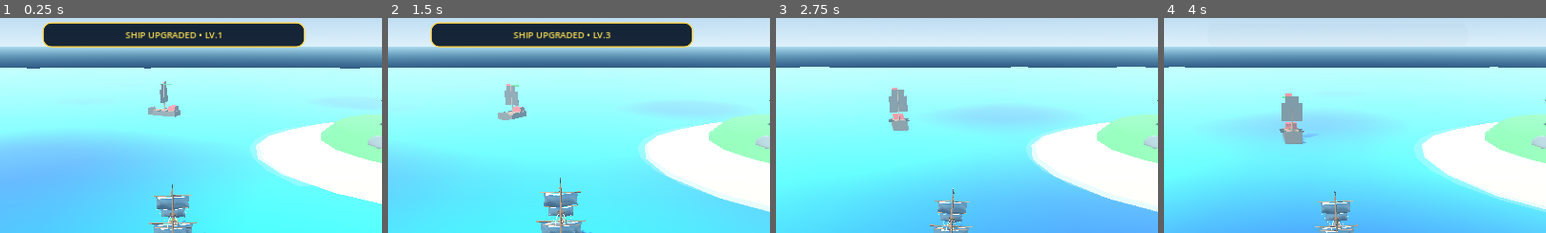
Above: before the commit, frames 1-4 (left to right).
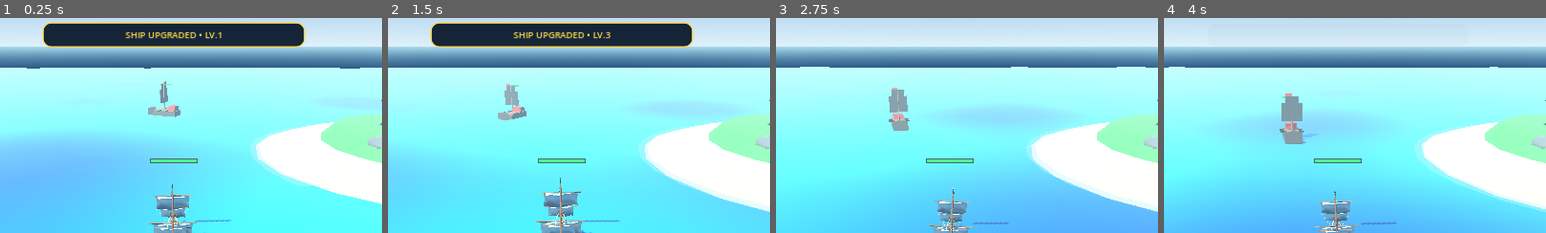
Above: after the commit, the same moments.

Repository: za99405com-ui/Pirate-Seasonline
Game: Godot game, scene res://scenes/world/world.tscn
The game is run twice, just before and just after one commit, with the same random seed, the same clock (stepped at 60 frames per second) and the same inputs.
Inputs:
- Up to frame 1 (0.25 s): no input
- Up to frame 2 (1.5 s): click "UPGRADE 75 G" at 0.5 s; click "UPGRADE 120 G" at 1.25 s
- Up to frame 3 (2.75 s): click "UPGRADE 180 G" at 2 s
- Up to frame 4 (4 s): click "UPGRADE 250 G" at 2.75 s; click "UPGRADE 340 G" at 3.5 s
The pictures show only the part of the screen within x 27-77%, y 11-61%; the shares and areas given below are measured in that part.

The runs differ from the first frame. In frame 1, 0.4% of the frame differs, in the area x 39-61%, y 65-96%; in frame 2, 0.4%; in frame 3, 0.3%; in frame 4, 0.3%.

Commit message:
combat: add ship health bar and cannon upgrades

Diff:
--- a/godot_game/scripts/player/player_ship.gd
+++ b/godot_game/scripts/player/player_ship.gd
@@ -34,6 +34,9 @@
 var starboard_cooldown: float = 0.0
 var wave_time: float = 0.0
 var current_level: int = 1
+var combat_target: Node3D = null
+var world_health_anchor: Node3D = null
+var world_health_fill: MeshInstance3D = null
 
 var storage: ShipStorage = ShipStorage.new()
 
@@ -50,11 +53,14 @@
 	GameManager.register_player(self)
 
 	_apply_ship_materials()
+	_setup_world_health_bar()
+	_ensure_cannon_markers()
 	storage.storage_changed.connect(_on_storage_changed)
 	apply_ship_level(GameManager.current_ship_level)
 
 	health = max_health
 	GameManager.update_player_health(health, max_health)
+	_update_world_health_bar()
 
 func set_joystick_input(vec: Vector2) -> void:
 	joystick_input = vec.limit_length(1.0)
@@ -64,6 +70,7 @@
 	_handle_wave_bobbing(delta)
 	_update_wake(delta)
 	_update_cooldowns(delta)
+	_keep_world_health_bar_readable()
 
 func _handle_movement(delta: float) -> void:
 	var rudder := joystick_input.x
@@ -165,18 +172,29 @@
 func _get_aim_assisted_direction(base_direction: Vector3) -> Vector3:
 	var flat_base := Vector3(base_direction.x, 0.0, base_direction.z).normalized()
 	var best_direction := flat_base
-	var best_angle := deg_to_rad(aim_assist_degrees)
+	var best_angle: float = deg_to_rad(aim_assist_degrees)
+
+	if combat_target and is_instance_valid(combat_target):
+		var locked_vector: Vector3 = combat_target.global_position - global_position
+		locked_vector.y = 0.0
+		var locked_distance: float = locked_vector.length()
+		if locked_distance > 0.01 and locked_distance <= aim_assist_range * 1.4:
+			var locked_direction: Vector3 = locked_vector / locked_distance
+			var locked_angle: float = flat_base.angle_to(locked_direction)
+			if locked_angle <= deg_to_rad(52.0):
+				return locked_direction
 
 	for enemy in get_tree().get_nodes_in_group("enemies"):
 		if not enemy is Node3D or not is_instance_valid(enemy):
 			continue
-		var to_enemy: Vector3 = enemy.global_position - global_position
+		var enemy_node := enemy as Node3D
+		var to_enemy: Vector3 = enemy_node.global_position - global_position
 		to_enemy.y = 0.0
-		var distance := to_enemy.length()
+		var distance: float = to_enemy.length()
 		if distance <= 0.01 or distance > aim_assist_range:
 			continue
-		var candidate := to_enemy / distance
-		var angle := flat_base.angle_to(candidate)
+		var candidate: Vector3 = to_enemy / distance
+		var angle: float = flat_base.angle_to(candidate)
 		if angle < best_angle:
 			best_angle = angle
 			best_direction = candidate
@@ -214,6 +232,7 @@
 	health = max(0.0, health - amount)
 	health_changed.emit(health, max_health)
 	GameManager.update_player_health(health, max_health)
+	_update_world_health_bar()
 	_flash_hit()
 	if health <= 0.0:
 		_destroy_ship()
@@ -237,6 +256,7 @@
 	rotation = Vector3.ZERO
 	health = max_health
 	GameManager.update_player_health(health, max_health)
+	_update_world_health_bar()
 	visible = true
 	set_physics_process(true)
 
@@ -266,6 +286,7 @@
 	storage.configure_for_level(current_level, info.storage_capacity)
 	GameManager.update_storage(storage.used_storage, storage.storage_capacity)
 	GameManager.update_player_health(health, max_health)
+	_update_world_health_bar()
 
 	# 3. Update progressive visual parts
 	if progressive_parts:
@@ -280,11 +301,8 @@
 				var is_slot_open := info.unlocked_slots.has(slot.slot_id) or info.unlocked_slots.has(slot.name.to_snake_case())
 				slot.set_unlocked(is_slot_open)
 
-	# 5. Enable dual cannon firing markers at Level 8+
-	if port_cannons and port_cannons.has_node("PortMarker2"):
-		port_cannons.get_node("PortMarker2").visible = (current_level >= 8)
-	if starboard_cannons and starboard_cannons.has_node("StarboardMarker2"):
-		starboard_cannons.get_node("StarboardMarker2").visible = (current_level >= 8)
+	# 5. Cannon count is a real functional upgrade: 1 / 2 / 3 / 4 guns per side.
+	_update_cannon_marker_visibility()
 
 	ship_level_upgraded.emit(current_level, info.title)
 	_play_upgrade_celebration()
@@ -298,6 +316,111 @@
 
 func _on_storage_changed(used: int, capacity: int) -> void:
 	GameManager.update_storage(used, capacity)
+
+func set_combat_target(target: Node3D) -> void:
+	combat_target = target
+
+func get_cannons_per_side() -> int:
+	if current_level >= 15:
+		return 4
+	if current_level >= 12:
+		return 3
+	if current_level >= 8:
+		return 2
+	return 1
+
+func _ensure_cannon_markers() -> void:
+	var z_positions: Array[float] = [-1.8, -0.6, 0.6, 1.8]
+	for i in range(4):
+		var marker_index: int = i + 1
+		var port_name := "PortMarker%d" % marker_index
+		var starboard_name := "StarboardMarker%d" % marker_index
+		var port_marker := port_cannons.get_node_or_null(port_name) as Marker3D
+		var starboard_marker := starboard_cannons.get_node_or_null(starboard_name) as Marker3D
+
+		if not port_marker:
+			port_marker = Marker3D.new()
+			port_marker.name = port_name
+			port_cannons.add_child(port_marker)
+
+		if not starboard_marker:
+			starboard_marker = Marker3D.new()
+			starboard_marker.name = starboard_name
+			starboard_cannons.add_child(starboard_marker)
+
+		port_marker.position = Vector3(-1.55, 0.90, z_positions[i])
+		starboard_marker.position = Vector3(1.55, 0.90, z_positions[i])
+
+	_update_cannon_marker_visibility()
+
+func _update_cannon_marker_visibility() -> void:
+	var active_count: int = get_cannons_per_side()
+	for i in range(4):
+		var marker_index: int = i + 1
+		var visible_now: bool = marker_index <= active_count
+		var port_marker := port_cannons.get_node_or_null("PortMarker%d" % marker_index) as Node3D
+		var starboard_marker := starboard_cannons.get_node_or_null("StarboardMarker%d" % marker_index) as Node3D
+		if port_marker:
+			port_marker.visible = visible_now
+		if starboard_marker:
+			starboard_marker.visible = visible_now
+
+func _setup_world_health_bar() -> void:
+	if world_health_anchor:
+		return
+
+	world_health_anchor = Node3D.new()
+	world_health_anchor.name = "WorldHealthBar"
+	world_health_anchor.position = Vector3(0.0, 6.8, 0.0)
+	add_child(world_health_anchor)
+
+	var background := MeshInstance3D.new()
+	var background_mesh := BoxMesh.new()
+	background_mesh.size = Vector3(3.2, 0.28, 0.08)
+	var background_mat := StandardMaterial3D.new()
+	background_mat.albedo_color = Color(0.03, 0.04, 0.05, 0.88)
+	background_mat.transparency = BaseMaterial3D.TRANSPARENCY_ALPHA
+	background_mat.shading_mode = BaseMaterial3D.SHADING_MODE_UNSHADED
+	background.mesh = background_mesh
+	background.material_override = background_mat
+	world_health_anchor.add_child(background)
+
+	world_health_fill = MeshInstance3D.new()
+	var fill_mesh := BoxMesh.new()
+	fill_mesh.size = Vector3(3.0, 0.20, 0.10)
+	var fill_mat := StandardMaterial3D.new()
+	fill_mat.albedo_color = Color(0.18, 0.88, 0.33, 1.0)
+	fill_mat.emission_enabled = true
+	fill_mat.emission = Color(0.05, 0.28, 0.08, 1.0)
+	fill_mat.shading_mode = BaseMaterial3D.SHADING_MODE_UNSHADED
+	world_health_fill.mesh = fill_mesh
+	world_health_fill.material_override = fill_mat
+	world_health_fill.position.z = -0.05
+	world_health_anchor.add_child(world_health_fill)
+
+	_update_world_health_bar()
+
+func _keep_world_health_bar_readable() -> void:
+	if not world_health_anchor:
+		return
+	var active_camera: Camera3D = get_viewport().get_camera_3d()
+	if active_camera:
+		world_health_anchor.look_at(active_camera.global_position, Vector3.UP)
+
+func _update_world_health_bar() -> void:
+	if not world_health_fill or max_health <= 0.0:
+		return
+	var frac: float = clampf(health / max_health, 0.0, 1.0)
+	world_health_fill.scale.x = maxf(0.02, frac)
+	world_health_fill.position.x = -(1.0 - frac) * 1.5
+	var mat := world_health_fill.material_override as StandardMaterial3D
+	if mat:
+		if frac > 0.5:
+			mat.albedo_color = Color(0.18, 0.88, 0.33, 1.0)
+		elif frac > 0.25:
+			mat.albedo_color = Color(1.0, 0.72, 0.12, 1.0)
+		else:
+			mat.albedo_color = Color(0.95, 0.16, 0.12, 1.0)
 
 func _apply_ship_materials() -> void:
 	var ship_model_node: Node = visuals.get_node_or_null("ShipModel") if visuals else null
